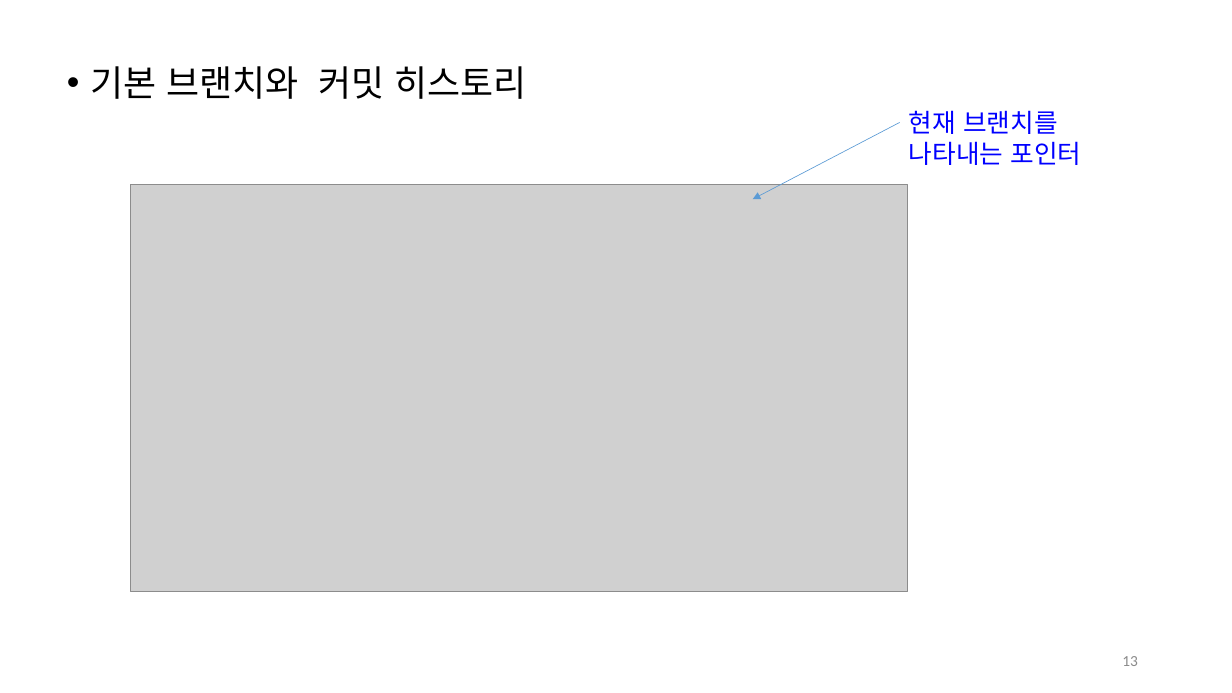
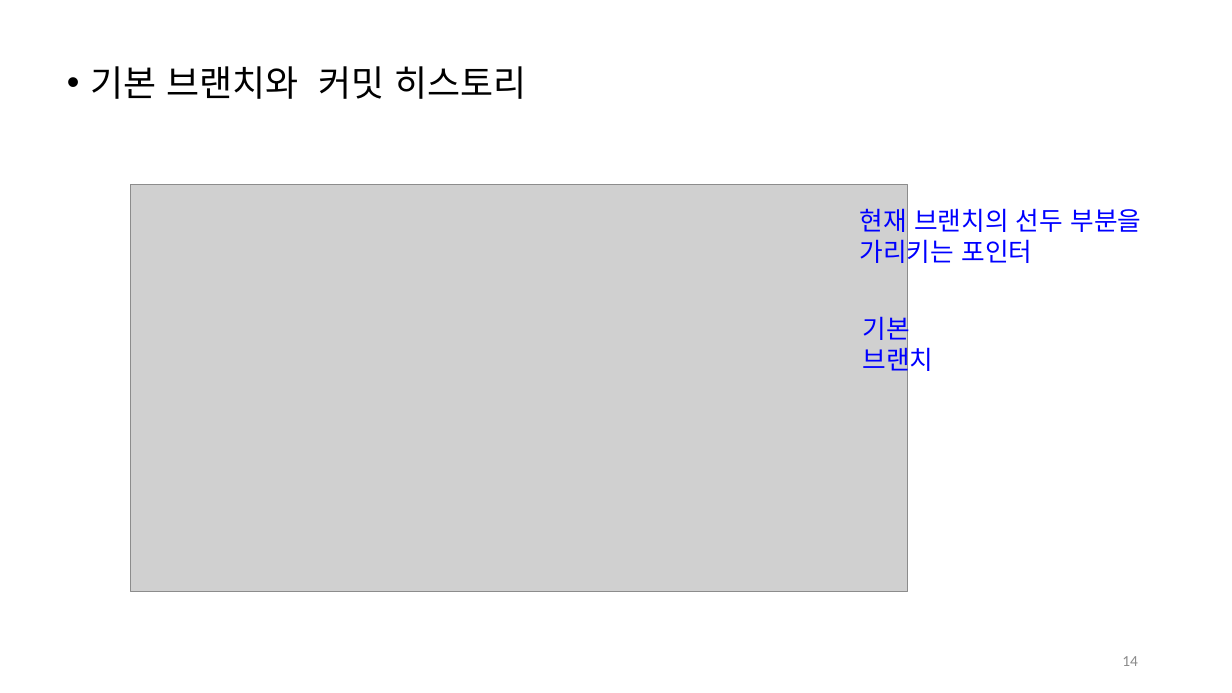
Before and after one commit to Open-Source-Programming/OpenSource-Lec, a slide deck: slide 14 of 07-Git2.pptx (slide 13 before the commit). Drawn at 1232x693 pixels with LibreOffice and Linux fonts; fonts in the diff are those of the drawing; grey boxes stand for pictures; background and template pictures are left out. Boxes give left, top, right and bottom in pixels: in the first picture for what was removed or moved away, otherwise in the second. Text is boxed around its words. In the diff, an @@ line names an element or a change of style, - is before the commit and + after.

```diff
--- a/07-Git2.pptx
+++ b/07-Git2.pptx
@@ arrow removed from (900, 123) to (753, 200) @@
@@ text at box(860, 208, 1141, 268): text changed @@
-현재 브랜치를 나타내는 포인터
+현재 브랜치의 선두 부분을 가리키는 포인터
@@ text added at box(863, 312, 934, 375), 20 pt, text #0000FF @@
+기본 브랜치
@@ page number at box(1122, 656, 1138, 666): text changed @@
-13
+14
```
Also in this commit, not shown: 13 other slides changed, 1 slide added, 1 other file.
